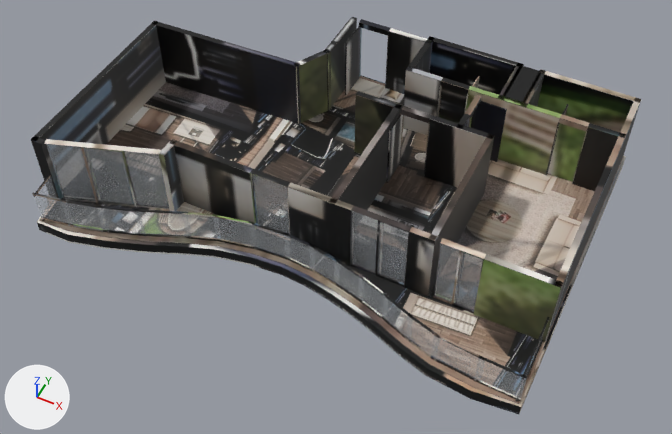
Before and after pictures for a commit that changed the glTF model akasya-3d/kent-28/model.glb.
One viewpoint serves both versions: a camera (50 mm lens) standing at (8.43, -16.85, 19.68) and looking at (0.53, -1.04, -0.08). The axes (+X, +Y, +Z) are drawn at lower left. The lights are the same throughout. The picture after the commit comes second. Where no turn or scale is listed for an object, it has been applied to the vertices. Vertices at exactly the same position are counted once.
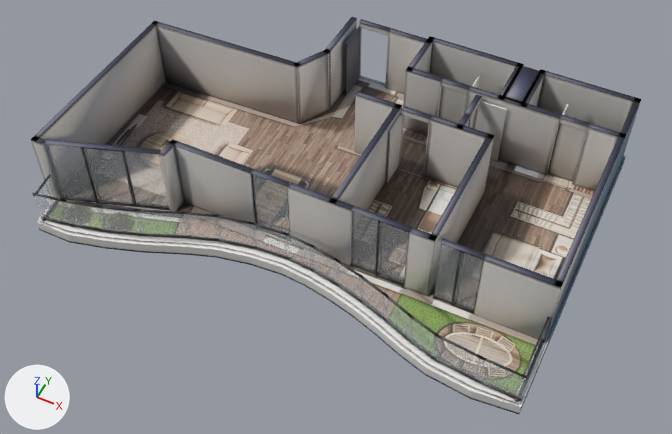
Edits to the bpy script that builds the scene:
```text
Change mat_baked:
    where n3 = _N.new('ShaderNodeMapping'); n3.name = 'Mapping'
    n3.inputs[1].default_value: (0.00103, -13.88, 0.0) -> (0.00103, -14.97, 0.0)  # 'Location'
    n3.inputs[3].default_value: (15.97, 14.81, 1.0) -> (14.89, 15.97, 1.0)  # 'Scale'
Change me_mesh_0:
    used by ob_mesh_0; location = (-7.27, 5.01, -0.36)
    remove me_mesh_0.from_pydata(...)  # 2758 vertices, 5056 faces; spans x 0.0..14.53, y -10.05..0.0, z 0.0..2.62
    add me_mesh_0.from_pydata(...)  # 2158 vertices, 3856 faces; spans x 0.0..14.53, y -10.05..0.0, z 0.0..2.62
    me_mesh_0 part 1: 600 vertices removed from x 0.15..14.53, y -8.94..-0.18, z 0.0..0.35
    me_mesh_0 part 2: 3000 kept faces spanning x 0.0..14.53, y -10.05..0.0, z 0.0..2.62 get new texture (UV) coordinates
```

What differs and where, as boxes [x1, y1, x2, y2] in the pictures (672 x 434 px):
'Mesh_0', surface changed
    both: [31, 17, 641, 414]
part 1 of me_mesh_0, deleted (mostly hidden)
    before: [196, 76, 626, 352]
part 2 of me_mesh_0, surface changed
    both: [31, 17, 641, 409]
